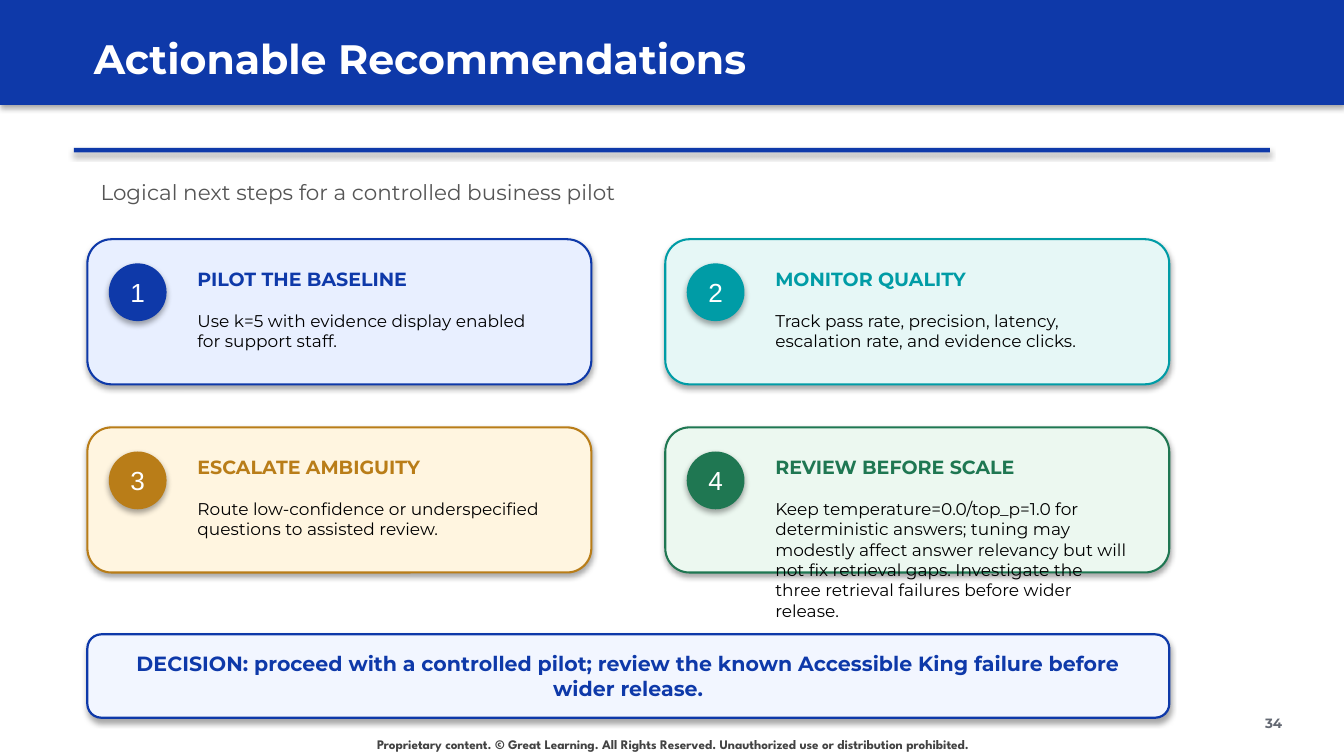
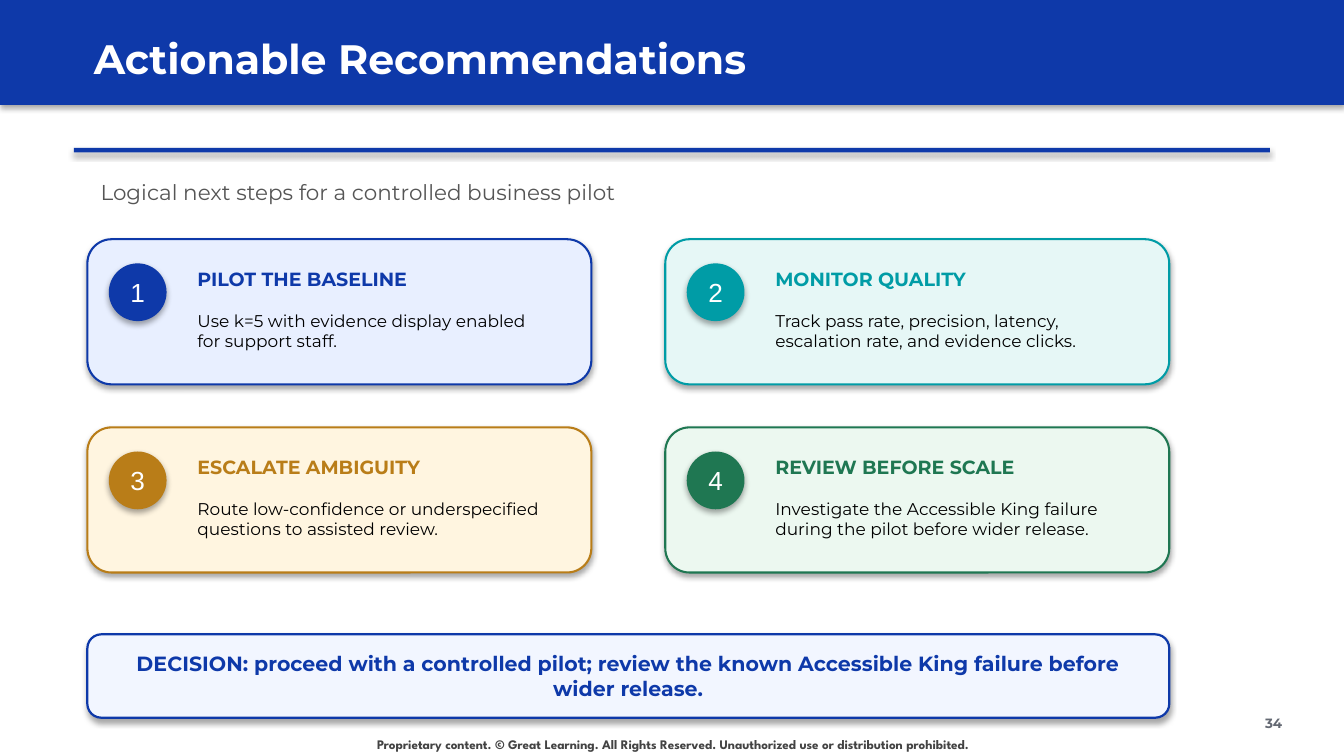
Before and after one commit to raovutukoor1/aurora-stay-qna-120-token-option, a slide deck: slide 34 of presentations/Aurora_Stays_RAG_120_Token_Option.pptx. Drawn at 1344x756 pixels with LibreOffice and Linux fonts; fonts in the diff are those of the drawing; background and template pictures are left out. Boxes give left, top, right and bottom in pixels: in the first picture for what was removed or moved away, otherwise in the second. Text is boxed around its words. In the diff, an @@ line names an element or a change of style, - is before the commit and + after.

```diff
--- a/presentations/Aurora_Stays_RAG_120_Token_Option.pptx
+++ b/presentations/Aurora_Stays_RAG_120_Token_Option.pptx
@@ text at (775, 502, 1098, 539): text changed @@
-Keep temperature=0.0/top_p=1.0 for deterministic answers; tuning may modestly affect answer relevancy but will not fix retrieval gaps. Investigate the three retrieval failures before wider release.
+Investigate the Accessible King failure during the pilot before wider release.
```
Also in this commit, not shown: 21 other slides changed, 1 other file.
